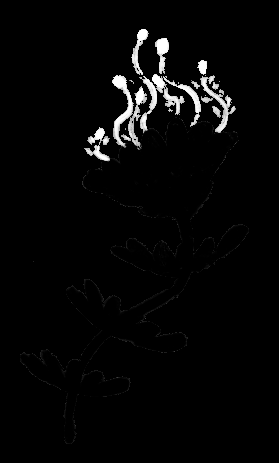
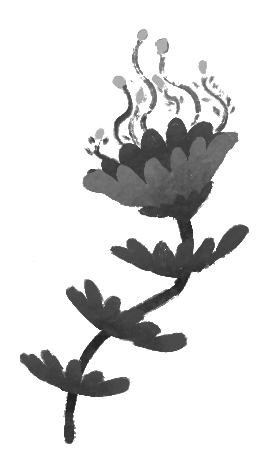
Revision of a layered (279, 463) image; what changed, layer by layer:
removed group "New group" (1st of 2) (2 layers) over [20, 29, 249, 444]
removed layer "Layer 15" (1st of 2, in "New group") from group "New group" over [84, 29, 236, 162]
removed layer "Layer 13" (1st of 2, in "New group") from group "New group" over [20, 117, 249, 444]
removed group "New group" (2nd of 2) (6 layers) over [20, 29, 249, 444]
removed layer "Layer 17" from group "New group" over [138, 181, 214, 224]
added group "Lilly_Bent_Color" with 6 layers over [20, 29, 249, 444]
renamed "Layer 19" to "Lilly_Bent_Flower_Pistil", moved it into group "Lilly_Bent_Color", painted on it over [20, 29, 249, 397]
renamed "Layer 18" to "Lilly_Bent_Flower_Outter", moved it into group "Lilly_Bent_Color", painted on it over [63, 181, 214, 444]
renamed "Layer 15" to "Lilly_Bent_Flower_Inner_Close", moved it into group "Lilly_Bent_Color", painted on it over [82, 29, 239, 213]
renamed "Layer 14" to "Lilly_Bent_Flower_Inner_Behind", moved it into group "Lilly_Bent_Color", painted on it over [82, 117, 239, 213]
renamed "Layer 13" to "Lilly_Bent_Leaves", moved it into group "Lilly_Bent_Color", painted on it over [20, 117, 249, 397]
added layer "Lilly_Bent_Stem" in group "Lilly_Bent_Color" over [63, 207, 194, 444]
